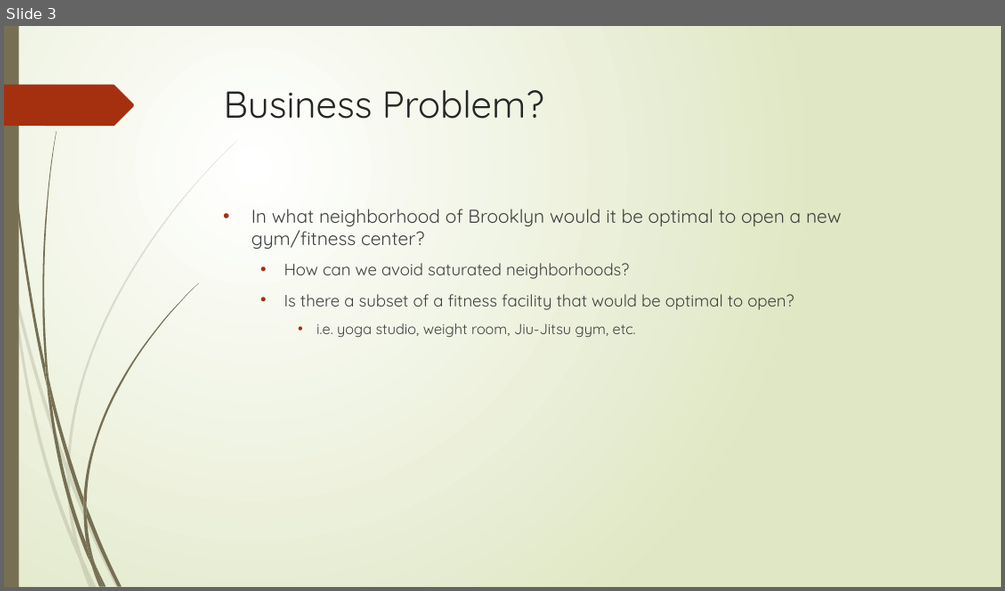
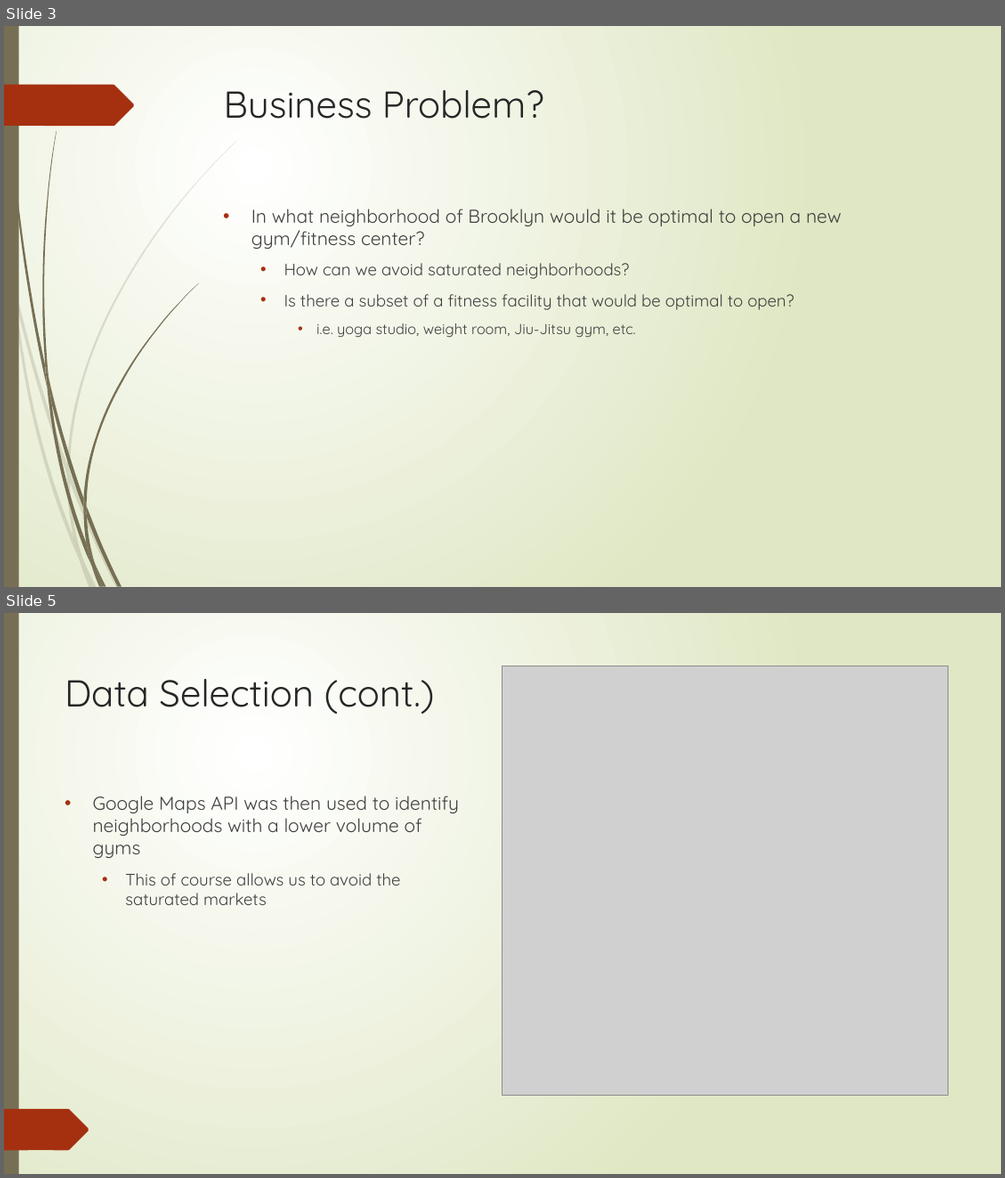
Before and after one commit to ajncle/The-Battle-of-Neighborhoods, a slide deck: Optimal Location for a Gym in Brooklyn.pptx. Shown one above the other, each under a label of ours: slide 3 before the commit, slides 3 and 5 after it; the slides between them are not shown. The pictures are 1005x591 and 1005x1178 pixels, drawn with LibreOffice and Linux fonts; fonts in the diff are those of the drawing; grey boxes stand for pictures. Boxes give left, top, right and bottom in pixels: in the first picture for what was removed or moved away, otherwise in the second. Text is boxed around its words. In the diff, an @@ line names an element or a change of style, - is before the commit and + after.

```diff
--- a/Optimal Location for a Gym in Brooklyn.pptx
+++ b/Optimal Location for a Gym in Brooklyn.pptx
@@ slide 5 added at [4,613,1001,1174], background gradient #FFFFFF to #DFE8C4; not listed: 23 template elements that a slide beside it also shows @@
@@ rectangle added at [4,613,1001,1174], fill gradient #FFFFFF to #DFE8C4 @@
@@ rectangle added at [4,613,19,1174], fill #766F54 @@
@@ title added at [65,679,435,714], 36 pt, text #262626 @@
+Data Selection (cont.)
@@ picture added at [502,666,947,1095] @@
@@ text added at [93,795,459,905], 18 pt, text #404040 @@
+• Google Maps API was then used to identify neighborhoods with a lower volume of gyms
+  • This of course allows us to avoid the saturated markets
@@ freeform shape added at [4,1109,89,1150], fill #A53010 @@
```
Also in this commit, not shown: 12 other slides added, 1 slide removed.
